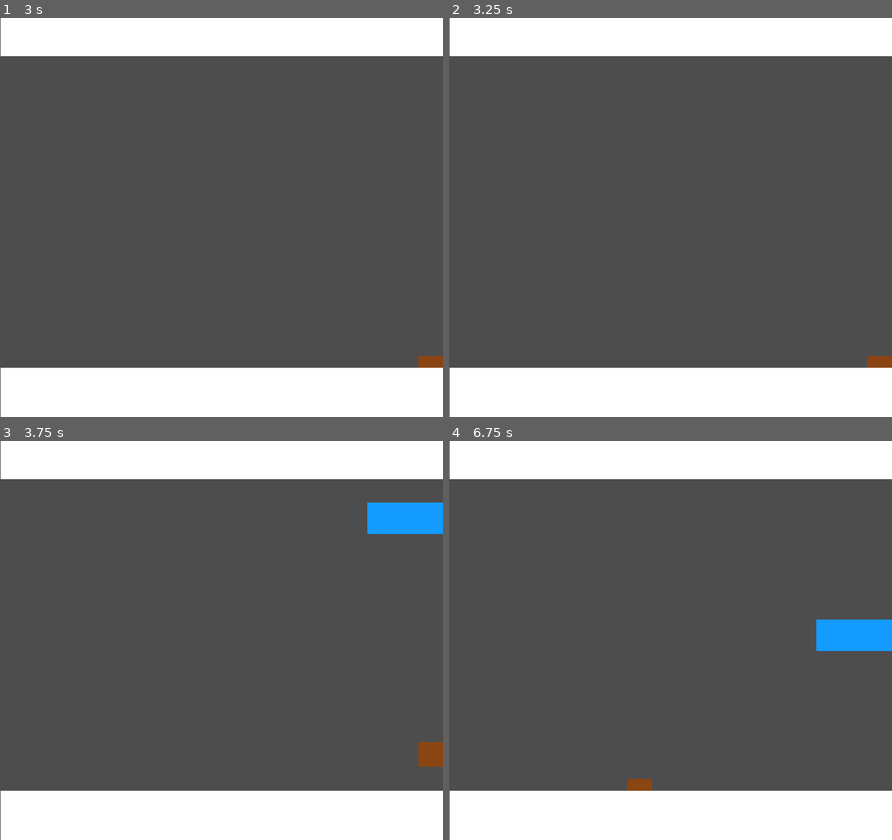
Above: before the commit, frames 1-4 (two rows, left to right).
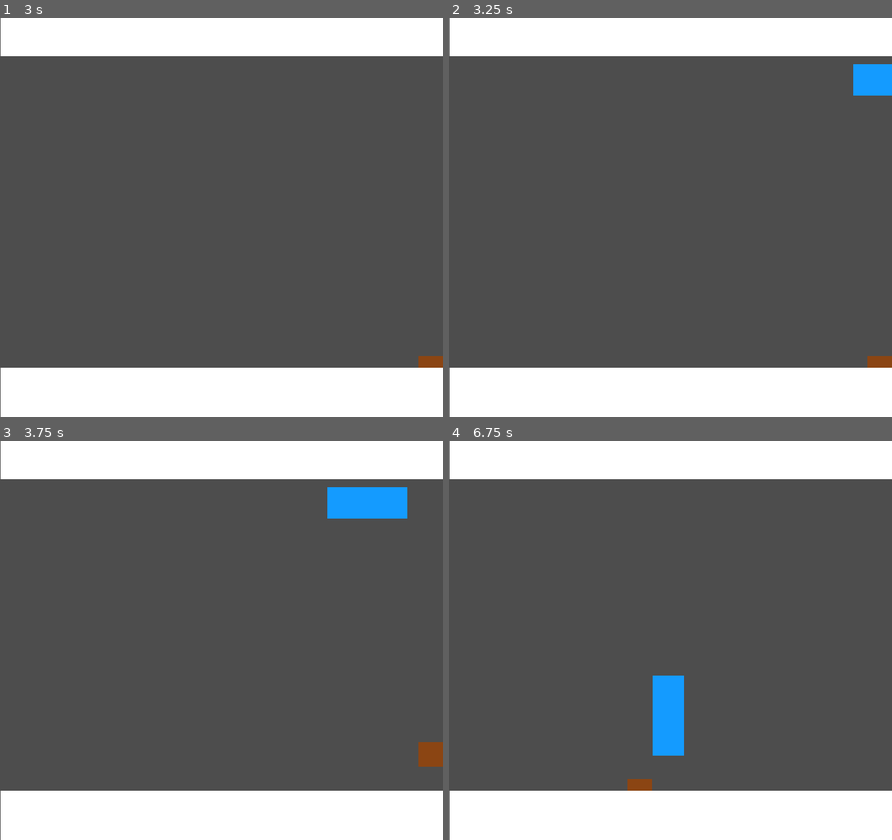
Above: after the commit, the same moments.

Repository: DeadPlant09/Bullet-jail
Game: Godot game, scene res://Scenes/World.tscn
The game is run twice, just before and just after one commit, with the same random seed, the same clock (stepped at 60 frames per second) and the same inputs.
Inputs:
- Up to frame 1 (3 s): click "START" at 0.5 s; tap Enter at 1.25 s; hold Right (ui_right) 1.28-2.03 s; hold Down (ui_down) 2.03-2.78 s; hold Right (ui_right) from 2.78 s (still down)
- Up to frame 2 (3.25 s): keep holding Right (ui_right)
- Up to frame 3 (3.75 s): release Right (ui_right) at 3.53 s; hold Up (ui_up) from 3.53 s (still down)
- Up to frame 4 (6.75 s): release Up (ui_up) at 4.28 s; hold Left (ui_left) 4.28-5.78 s; hold Down (ui_down) 5.78-6.53 s; hold Right (ui_right) from 6.53 s (still down)

Frame 1 is identical in both runs. In frame 2, 0.7% of the frame differs, in the area x 91-100%, y 11-20%; in frame 3, 2.0%; in frame 4, 2.8%, in the area x 45-100%, y 44-79%.

Commit message:
Added game over menu
simplified code, set up hp and the score

Diff:
--- a/bullet-jail/Scenes/Hanbox.tscn
+++ b/bullet-jail/Scenes/Hanbox.tscn
@@ -31,6 +31,7 @@
 collision_layer = 0
 collision_mask = 4
 script = ExtResource("2_m2qvs")
+debug = true
 node = NodePath("..")
 responce = "Got_Hit"
 
--- a/bullet-jail/Scenes/World.tscn
+++ b/bullet-jail/Scenes/World.tscn
@@ -15,6 +15,24 @@
 
 [node name="UI" type="Node" parent="."]
 
+[node name="marker" type="Marker2D" parent="UI"]
+position = Vector2(780, 100)
+
+[node name="marker2" type="Marker2D" parent="UI"]
+position = Vector2(780, 290)
+
+[node name="marker3" type="Marker2D" parent="UI"]
+position = Vector2(780, 500)
+
+[node name="marker4" type="Marker2D" parent="UI"]
+position = Vector2(585, 615)
+
+[node name="marker5" type="Marker2D" parent="UI"]
+position = Vector2(357, 615)
+
+[node name="marker6" type="Marker2D" parent="UI"]
+position = Vector2(108, 615)
+
 [node name="Start Menu" parent="UI" instance=ExtResource("1_j0p05")]
 z_index = 3
 start_game = false
@@ -24,65 +42,84 @@
 script = ExtResource("3_p70al")
 metadata/_custom_type_script = "uid://ciyyb65f016pr"
 
-[node name="marker" type="Marker2D" parent="UI"]
-position = Vector2(780, 100)
-
-[node name="marker2" type="Marker2D" parent="UI"]
-position = Vector2(780, 290)
-
-[node name="marker3" type="Marker2D" parent="UI"]
-position = Vector2(780, 500)
-
 [node name="spawn timer" type="Timer" parent="UI"]
 wait_time = 3.0
 autostart = true
 
+[node name="Health Label" type="Label" parent="UI"]
+visible = false
+z_index = 3
+offset_left = 5.0
+offset_top = 19.0
+offset_right = 144.0
+offset_bottom = 64.0
+theme_override_colors/font_color = Color(0.039215688, 0.9372549, 0.039215688, 1)
+theme_override_colors/font_outline_color = Color(0, 0, 0, 1)
+theme_override_constants/outline_size = 4
+theme_override_font_sizes/font_size = 32
+text = "Health: 0"
+
+[node name="Score Label" type="Label" parent="UI"]
+visible = false
+z_index = 3
+offset_left = 336.0
+offset_top = -10.0
+offset_right = 391.0
+offset_bottom = 122.0
+theme_override_colors/font_color = Color(1, 1, 1, 1)
+theme_override_colors/font_outline_color = Color(0, 0, 0, 1)
+theme_override_constants/outline_size = 16
+theme_override_font_sizes/font_size = 96
+text = "0"
+
 [node name="Hanbox (player)" parent="." instance=ExtResource("1_5cjrv")]
 position = Vector2(539, 376)
 
-[node name="building" type="StaticBody2D" parent="."]
+[node name="Colisions" type="Node" parent="."]
+
+[node name="building" type="StaticBody2D" parent="Colisions"]
 collision_mask = 0
 
-[node name="TextureRect" type="TextureRect" parent="building"]
+[node name="TextureRect" type="TextureRect" parent="Colisions/building"]
 offset_left = 1.0
 offset_top = -89.0
 offset_right = 729.0
 offset_bottom = 62.0
 texture = SubResource("CanvasTexture_5cjrv")
 
-[node name="CollisionShape2D" type="CollisionShape2D" parent="building"]
+[node name="CollisionShape2D" type="CollisionShape2D" parent="Colisions/building"]
 position = Vector2(369, -25)
 shape = SubResource("RectangleShape2D_5cjrv")
 
-[node name="building2" type="StaticBody2D" parent="."]
+[node name="building2" type="StaticBody2D" parent="Colisions"]
 position = Vector2(0, 620)
 collision_mask = 0
 
-[node name="TextureRect" type="TextureRect" parent="building2"]
+[node name="TextureRect" type="TextureRect" parent="Colisions/building2"]
 offset_left = 1.0
 offset_top = -52.0
 offset_right = 729.0
 offset_bottom = 48.0
 texture = SubResource("CanvasTexture_5cjrv")
 
-[node name="CollisionShape2D" type="CollisionShape2D" parent="building2"]
+[node name="CollisionShape2D" type="CollisionShape2D" parent="Colisions/building2"]
 position = Vector2(360, 8)
 shape = SubResource("RectangleShape2D_5cjrv")
 
-[node name="off screen collison" type="StaticBody2D" parent="."]
+[node name="off screen collison" type="StaticBody2D" parent="Colisions"]
 position = Vector2(-46, 620)
-rotation = 4.712389
+rotation = -1.5707964
 collision_mask = 0
 
-[node name="CollisionShape2D" type="CollisionShape2D" parent="off screen collison"]
+[node name="CollisionShape2D" type="CollisionShape2D" parent="Colisions/off screen collison"]
 position = Vector2(360, 6.999996)
 shape = SubResource("RectangleShape2D_5cjrv")
 
-[node name="off screen collison2" type="StaticBody2D" parent="."]
+[node name="off screen collison2" type="StaticBody2D" parent="Colisions"]
 position = Vector2(732, 620)
-rotation = 4.712389
+rotation = -1.5707964
 collision_mask = 0
 
-[node name="CollisionShape2D" type="CollisionShape2D" parent="off screen collison2"]
+[node name="CollisionShape2D" type="CollisionShape2D" parent="Colisions/off screen collison2"]
 position = Vector2(363, 27)
 shape = SubResource("RectangleShape2D_5cjrv")
--- a/bullet-jail/Scenes/car_(normal).tscn
+++ b/bullet-jail/Scenes/car_(normal).tscn
@@ -11,22 +11,29 @@
 
 [node name="TextureRect" type="TextureRect" parent="."]
 modulate = Color(0.078431375, 0.60784316, 1, 1)
-offset_right = 130.0
-offset_bottom = 51.0
+anchors_preset = 8
+anchor_left = 0.5
+anchor_top = 0.5
+anchor_right = 0.5
+anchor_bottom = 0.5
+offset_left = -65.0
+offset_top = -25.5
+offset_right = 65.0
+offset_bottom = 25.5
+grow_horizontal = 2
+grow_vertical = 2
 texture = SubResource("CanvasTexture_5fenx")
+metadata/_edit_use_anchors_ = true
 
 [node name="Area2D" type="Area2D" parent="."]
 collision_layer = 4
 collision_mask = 0
 
 [node name="CollisionShape2D" type="CollisionShape2D" parent="Area2D"]
-position = Vector2(65, 25.5)
 shape = SubResource("RectangleShape2D_6iwtw")
 debug_color = Color(0.99999994, 0.015339439, 0.028954113, 0.41960785)
 
 [node name="move_component" type="Node2D" parent="." node_paths=PackedStringArray("moving")]
-position = Vector2(65, 25.5)
 script = ExtResource("1_6iwtw")
-velocity = Vector2(-220, 0)
 moving = NodePath("..")
 metadata/_custom_type_script = "uid://dimbc2frc2j7"
--- a/bullet-jail/Scripts/World.gd
+++ b/bullet-jail/Scripts/World.gd
@@ -2,16 +2,21 @@
 
 # variables
 @onready var ui: Node = $UI
-@onready var start_menu: Control = ui.get_child(0)
-@onready var spawner: spawner_component = ui.get_child(1)
+@onready var start_menu: Control = $"UI/Start Menu"
+@onready var spawner: spawner_component = $UI/spawner_component
 @onready var spawn_timer: Timer = $"UI/spawn timer"
 
 # functions
 func _ready() -> void:
 	spawn_timer.timeout.connect(spawn_random_bullet)
 
+func spawn_random_bullet():
+	if not Global.game_runing: return
+	Spawn_normal_car()
 
 func in_range(variable:int, greater_than:int, less_than:int)  -> bool:
+	assert(not greater_than >= less_than, "World: the Minimum value is more than or epual to the Max value" + str(less_than))
+
 	if not greater_than <= variable:
 		print("greater_than")
 		return false
@@ -22,23 +27,23 @@
 
 	return true
 
+func Spawn_normal_car():
+	var marker = randi_range(1, 6)
+	var marker_index = marker - 1 # the first index in godot is 0  which makes all the index one less the amunount
 
-func spawn_random_bullet():
-	if not Global.game_runing: return
-	Spawn_normal_car()
-
-
-func Spawn_normal_car():
-	var marker = randi_range(2, 4)
-	print(ui.get_child(marker).name)
+	print(ui.get_child(marker_index).name)
 
 	spawner.scene = load("res://Scenes/car_(normal).tscn")
 
-	spawner.Spawn(ui.get_child(marker).position)
+	spawner.Spawn(ui.get_child(marker_index).position)
 
-	var instance_move_component = spawner.instance.get_child(2)
+	var instance = spawner.instance
+	var instance_move_component = instance.get_child(2)
 
-	if in_range(marker, 2, 4):
-		instance_move_component.velocity = Vector2(-250, 0)
-	else:
+	instance_move_component.velocity = Vector2(-250, 0)
+
+	if in_range(marker_index, 3, 5):
+		instance.rotation_degrees = 90.0
 		instance_move_component.velocity = Vector2(0, -230)
+
+	Global.score += 1
--- a/bullet-jail/Scripts/global.gd
+++ b/bullet-jail/Scripts/global.gd
@@ -1,6 +1,18 @@
 extends Node
 
-var game_runing = false
+# signals
+signal Game_Over
+
+# variables
+var game_runing:bool = false
+var score:int
+
+func _ready() -> void:
+	Game_Over.connect(game_over)
+
+func game_over():
+	game_runing = false
+	Save()
 
 func Save():
 	print("save")
--- a/bullet-jail/Scripts/hanbox.gd
+++ b/bullet-jail/Scripts/hanbox.gd
@@ -4,14 +4,13 @@
 @export var debug:bool
 
 # variables
-var alive = true
+var HP:int
 var speed = 300
 
 func _ready() -> void:
 	Start()
 
 func _process(_delta: float) -> void:
-	#print(alive)
 
 	if not Global.game_runing: return
 
@@ -24,10 +23,9 @@
 
 func Start():
 	$ColorRect.color = Color.SADDLE_BROWN
-	alive = true
+	HP = 3
 
 
 func Got_Hit(): # you died
 	$ColorRect.color = Color.WHITE
-	alive = false
-	Global.game_runing = false
+	Global.Game_Over.emit()
--- a/bullet-jail/Scripts/start_menu.gd
+++ b/bullet-jail/Scripts/start_menu.gd
@@ -4,28 +4,40 @@
 @export var start_game: bool
 
 # variables
-@onready var start: Button = $VBoxContainer/start
-@onready var retry: Button = $VBoxContainer/retry
-@onready var quit: Button = $VBoxContainer/quit
+@onready var label: Label = $VBoxContainer/Label
+@onready var start_button: Button = $VBoxContainer/start
+@onready var retry_button: Button = $VBoxContainer/retry
+@onready var quit_button: Button = $VBoxContainer/quit
 
 # functons
 func _ready() -> void:
-	Global.game_runing = start_game
-	if Global.game_runing: hide()
 
-	start.button_up.connect(Start_Game)
-	retry.button_up.connect(Restart)
-	quit.button_up.connect(Quit)
+	if not Global.game_runing: Global.game_runing = start_game
+	else: hide()
+
+	retry_button.hide()
+
+	start_button.button_up.connect(start)
+	retry_button.button_up.connect(restart)
+	quit_button.button_up.connect(quit)
+
+	Global.Game_Over.connect(try_again)
 
 
-func Start_Game():
+func start():
 	Global.game_runing = true
 	hide()
 
-func Restart():
-	Global.Save()
+func restart():
+	Global.game_runing = true # so it start up automaticlly
 	get_tree().reload_current_scene()
 
-func Quit():
-	Global.Save()
+func quit():
 	get_tree().quit()
+
+
+func try_again():
+	label.text = "GAME OVER"
+	start_button.hide()
+	retry_button.show()
+	show()
